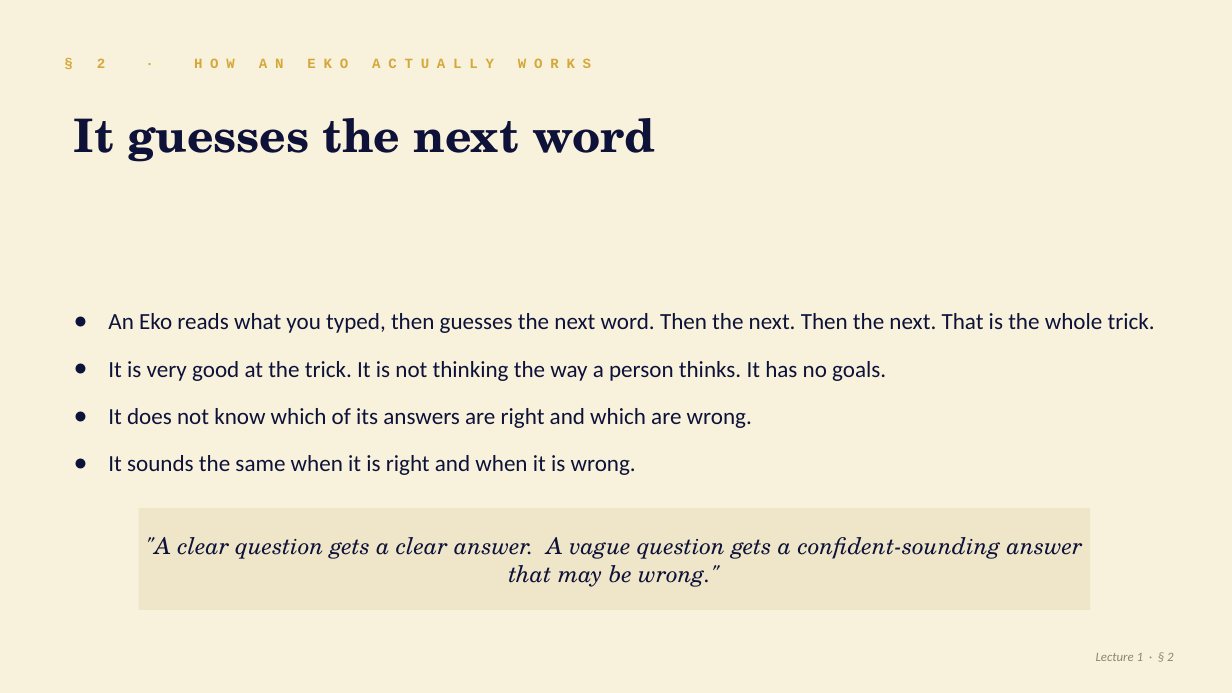
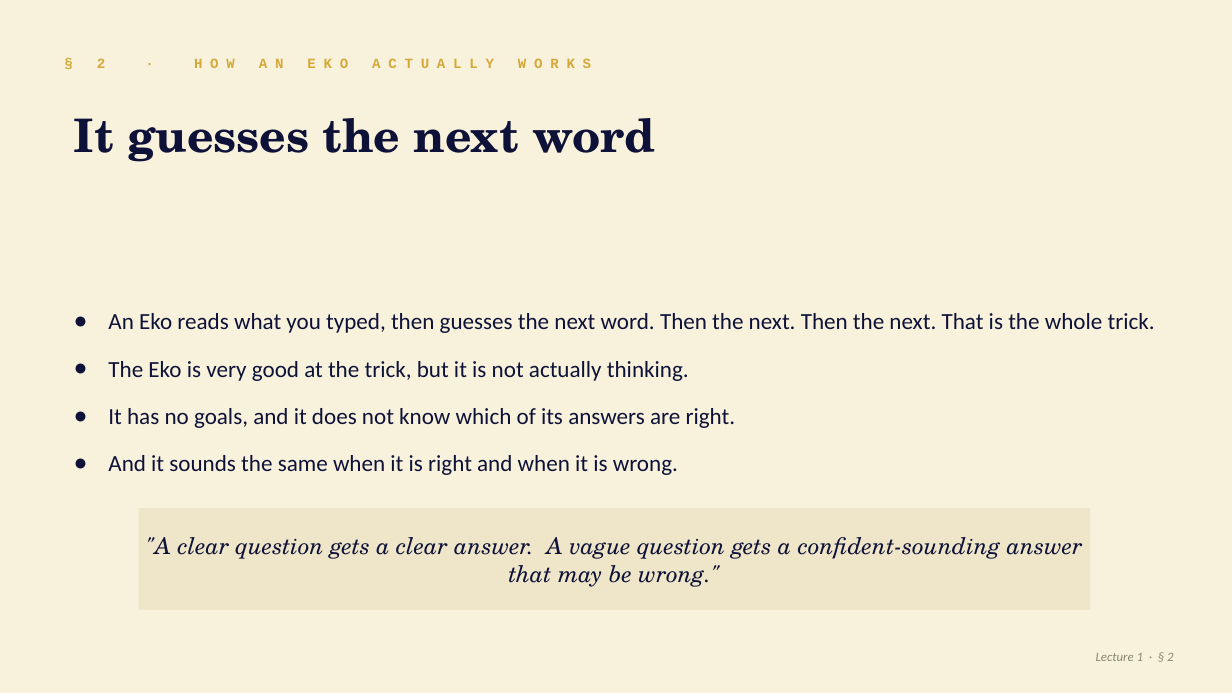
Before and after one commit to DerekSleepfield/webs-aight, a slide deck: slide 8 of assets/introduction-to-bobology.pptx. Drawn at 1232x693 pixels with LibreOffice and Linux fonts; fonts in the diff are those of the drawing. Boxes give left, top, right and bottom in pixels: in the first picture for what was removed or moved away, otherwise in the second. Text is boxed around its words. In the diff, an @@ line names an element or a change of style, - is before the commit and + after.

Commit message:
bobology lecture 1: deck audit + Lecture/Lesson reconciliation
assets/introduction-to-bobology.pptx + .pdf:
- Fixed "Bobbology" -> "Bobology" typo on slide 1 title (one-B
  discipline rule); kicker stayed "BOBOLOGY".
- Cleaned 8 splice em-dashes across slides 3, 5, 6, 9, 13, 15.
  Decision Gate headline on slide 15 now uses commas, not em-dashes,
  around "not the AI". Visual weight preserved.
- Synced slide 8 (How an Eko Works) prose with the cleaned L1.html
  Science section: varied openers across 4 bullets to break up the
  "It is... It is... It has..." anaphora pile-up.
- Synced slide 12 (memory) bullet 3: em-dash splice replaced with
  two clean sentences matching the lesson's voice.
- PDF regenerated via LibreOffice from the edited pptx.

introduction-to-bobology.html:
- Renamed "Lecture I" -> "Lesson 1" in browser title, kicker, and
  both colophons. Long-form lessons now consistently use "Lesson N"
  (matching L2-L5); slide deck retains "Lecture N" branding.
- Browser title format brought into line with L3-L5 pattern:
  "Lesson 1: Introduction to Bobology - Derek Wakefield".
- "Subsequent lectures" -> "Subsequent lessons" in the Science
  colophon for the same reason.

presentations/bobology/2026-05-09-introduction-to-bobology.qmd:
- Em-dash splice in description -> colon.

```diff
--- a/assets/introduction-to-bobology.pptx
+++ b/assets/introduction-to-bobology.pptx
@@ text at (108, 361, 736, 475): text changed @@
-● It is very good at the trick. It is not thinking the way a person thinks. It has no goals.
-● It does not know which of its answers are right and which are wrong.
-● It sounds the same when it is right and when it is wrong.
+● The Eko is very good at the trick, but it is not actually thinking.
+● It has no goals, and it does not know which of its answers are right.
+● And it sounds the same when it is right and when it is wrong.
```
Also in this commit, not shown: 8 other slides changed, 3 other files.
